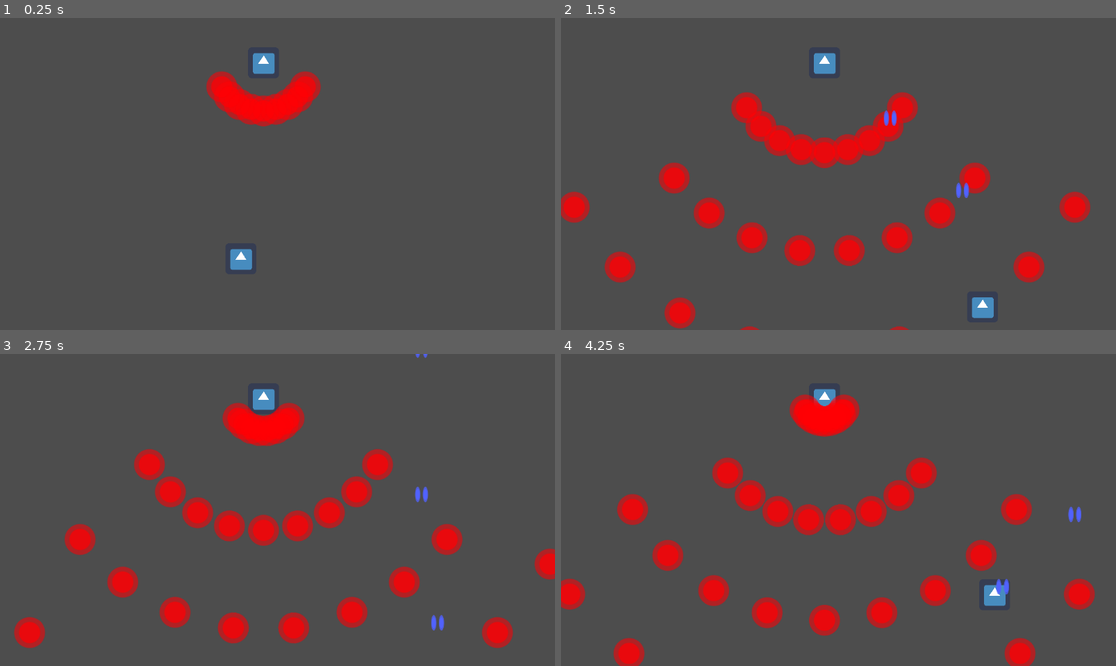
Above: before the commit, frames 1-4 (two rows, left to right).
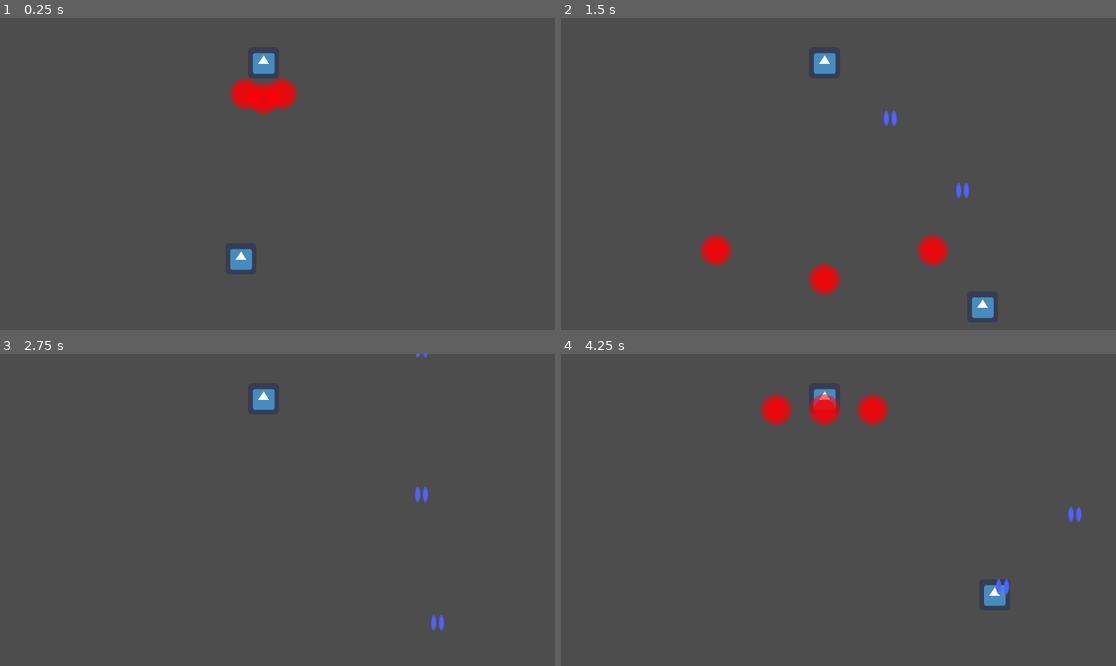
Above: after the commit, the same moments.

Repository: pham-t-alex/Timestop-Bullet-Hell
Game: Godot game, scene res://Scenes/level.tscn
The game is run twice, just before and just after one commit, with the same random seed, the same clock (stepped at 60 frames per second) and the same inputs. The engine's default icon, where the game draws it, is replaced by a stand-in: a white triangle on a blue panel in a dark square.
Inputs (mouse positions are in pixels of both pictures, inside the frame that each line leads up to):
- Up to frame 1 (0.25 s): no input
- Up to frame 2 (1.5 s): move the mouse to (960, 158) at 0.52 s; hold D (Right) 0.53-1.28 s; click (960, 158) at 0.67 s; move the mouse to (727, 189) at 1.27 s; hold S (Down) from 1.28 s (still down); click (727, 189) at 1.42 s
- Up to frame 3 (2.75 s): move the mouse to (333, 441) at 2.02 s; release S (Down) at 2.03 s; hold D (Right) from 2.03 s (still down); click (333, 441) at 2.17 s
- Up to frame 4 (4.25 s): move the mouse to (810, 572) at 2.77 s; release D (Right) at 2.78 s; hold W (Up) 2.78-3.53 s; click (810, 572) at 2.92 s; move the mouse to (1005, 556) at 3.52 s; hold A (Left) from 3.53 s (still down); click (1005, 556) at 3.67 s

The runs differ from the first frame. In frame 1, 2.2% of the frame differs, in the area x 37-58%, y 17-35%; in frame 2, 11%; in frame 3, 10%; in frame 4, 11%, in the area x 0-97%, y 12-100%.

Commit message:
timestop interference

Diff:
--- a/SalvoDataResources/1.tres
+++ b/SalvoDataResources/1.tres
@@ -31,3 +31,4 @@
 script = ExtResource("1_psicw")
 delay_after_fire = 4.0
 shots = Array[Resource]([SubResource("Resource_cv7n2"), SubResource("Resource_lgukg"), SubResource("Resource_b1rfe")])
+angle_offset = 0.0
--- a/Scenes/bullet.gd
+++ b/Scenes/bullet.gd
@@ -1,9 +1,11 @@
+class_name Bullet
 extends Area2D
 
 var damage: int
 var velocity: Vector2
 var relative_accel: Vector2
 var absolute_accel: Vector2
+var frozen := false
 
 # Called when the node enters the scene tree for the first time.
 func _ready() -> void:
@@ -21,6 +23,8 @@
 	pass
 
 func _physics_process(delta: float) -> void:
+	if (frozen):
+		return
 	position += velocity * delta
 	velocity += relative_accel.rotated(velocity.angle()) * delta
 	velocity += absolute_accel * delta
--- /dev/null
+++ b/Scenes/interference.gd
@@ -0,0 +1,23 @@
+class_name Interference
+extends Node2D
+
+var interferedBullets: Dictionary
+
+# Called when the node enters the scene tree for the first time.
+func _ready() -> void:
+	await get_tree().process_frame
+	await get_tree().process_frame
+	interfere()
+
+# Called every frame. 'delta' is the elapsed time since the previous frame.
+func _process(delta: float) -> void:
+	pass
+
+func interfere() -> void:
+	pass
+
+func _on_area_entered(area: Area2D) -> void:
+	interferedBullets[area] = null
+
+func _on_area_exited(area: Area2D) -> void:
+	interferedBullets.erase(area)
--- /dev/null
+++ b/Scenes/interference_handler.gd
@@ -0,0 +1,17 @@
+extends Node2D
+
+const TIMESTOP_SCENE = preload("res://Scenes/timestop.tscn")
+
+# Called when the node enters the scene tree for the first time.
+func _ready() -> void:
+	pass # Replace with function body.
+
+# Called every frame. 'delta' is the elapsed time since the previous frame.
+func _process(delta: float) -> void:
+	pass
+
+func _input(event: InputEvent) -> void:
+	if event is InputEventMouseButton && (event as InputEventMouseButton).pressed:
+		var interference = TIMESTOP_SCENE.instantiate()
+		interference.position = event.position
+		add_child(interference)
--- a/Scenes/level.tscn
+++ b/Scenes/level.tscn
@@ -1,9 +1,14 @@
-[gd_scene load_steps=5 format=3 uid="uid://exg7egjmhy1l"]
+[gd_scene load_steps=10 format=3 uid="uid://exg7egjmhy1l"]
 
 [ext_resource type="Script" path="res://Scenes/level.gd" id="1_24win"]
 [ext_resource type="PackedScene" uid="uid://m2nflm42k56a" path="res://Scenes/player.tscn" id="1_mqnn7"]
 [ext_resource type="PackedScene" uid="uid://bxdumyp2eshrx" path="res://Scenes/boss.tscn" id="2_owpyi"]
 [ext_resource type="Resource" uid="uid://cmb8x2qc35sun" path="res://SalvoDataResources/5.tres" id="4_uktx0"]
+[ext_resource type="Script" path="res://Scenes/interference_handler.gd" id="5_05uem"]
+[ext_resource type="Resource" uid="uid://dylhqgn6afhwp" path="res://SalvoDataResources/1.tres" id="5_7umeq"]
+[ext_resource type="Resource" uid="uid://beiyrkef6i8f8" path="res://SalvoDataResources/2.tres" id="6_ps8pa"]
+[ext_resource type="Resource" uid="uid://cmjyk0u68hl68" path="res://SalvoDataResources/3.tres" id="7_la0al"]
+[ext_resource type="Resource" uid="uid://dk3cn57lrmdi2" path="res://SalvoDataResources/4.tres" id="8_215w0"]
 
 [node name="Level" type="Node2D"]
 script = ExtResource("1_24win")
@@ -13,11 +18,14 @@
 
 [node name="Boss" parent="." instance=ExtResource("2_owpyi")]
 position = Vector2(547, 93)
-action_set = Array[Resource]([ExtResource("4_uktx0")])
+action_set = Array[Resource]([ExtResource("4_uktx0"), ExtResource("5_7umeq"), ExtResource("6_ps8pa"), ExtResource("7_la0al"), ExtResource("8_215w0")])
 
 [node name="BossBullets" type="Node2D" parent="."]
 
 [node name="PlayerBullets" type="Node2D" parent="."]
 
+[node name="InterferenceHandler" type="Node2D" parent="."]
+script = ExtResource("5_05uem")
+
 [connection signal="generate_bullet" from="Player" to="." method="_on_player_generate_bullet"]
 [connection signal="generate_bullet" from="Boss" to="." method="_on_boss_generate_bullet"]
--- /dev/null
+++ b/Scenes/timestop.gd
@@ -0,0 +1,20 @@
+extends Interference
+
+var frozenBullets := []
+@export var time := 3
+
+func interfere() -> void:
+	for area in interferedBullets:
+		frozenBullets.append(area)
+		(area as Bullet).frozen = true
+
+	var t = Timer.new()
+	add_child(t)
+	t.start(time)
+	await t.timeout
+
+	for area in frozenBullets:
+		if (is_instance_valid(area)):
+			(area as Bullet).frozen = false
+
+	queue_free()
--- /dev/null
+++ b/Scenes/timestop.tscn
@@ -0,0 +1,17 @@
+[gd_scene load_steps=3 format=3 uid="uid://h2fpobedgq7"]
+
+[ext_resource type="Script" path="res://Scenes/timestop.gd" id="1_8uman"]
+
+[sub_resource type="RectangleShape2D" id="RectangleShape2D_dm257"]
+size = Vector2(100, 100)
+
+[node name="Timestop" type="Area2D"]
+collision_layer = 0
+collision_mask = 8
+script = ExtResource("1_8uman")
+
+[node name="CollisionShape2D" type="CollisionShape2D" parent="."]
+shape = SubResource("RectangleShape2D_dm257")
+
+[connection signal="area_entered" from="." to="." method="_on_area_entered"]
+[connection signal="area_exited" from="." to="." method="_on_area_exited"]
